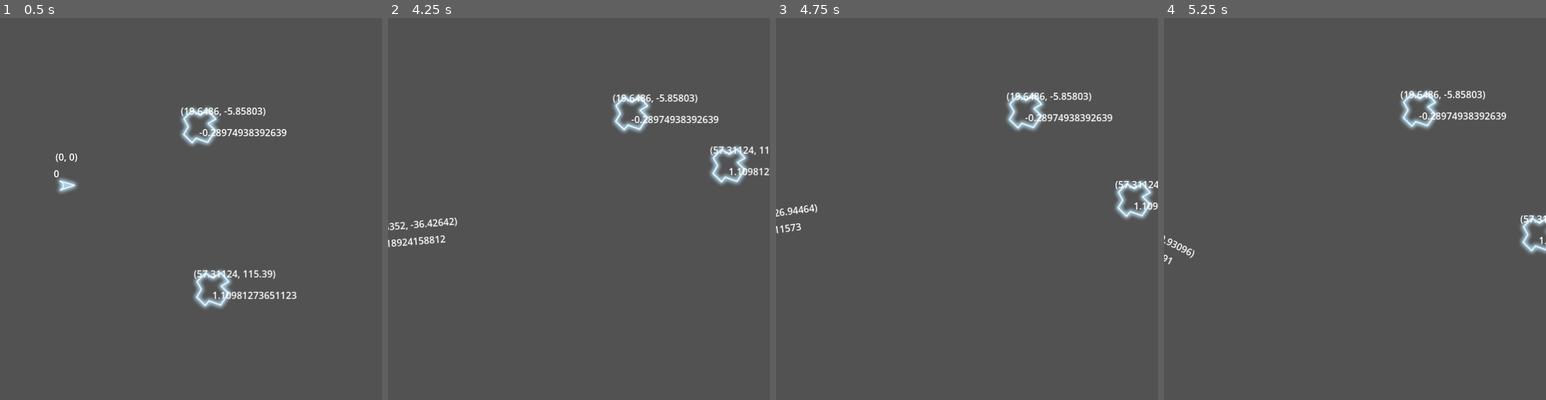
Above: before the commit, frames 1-4 (left to right).
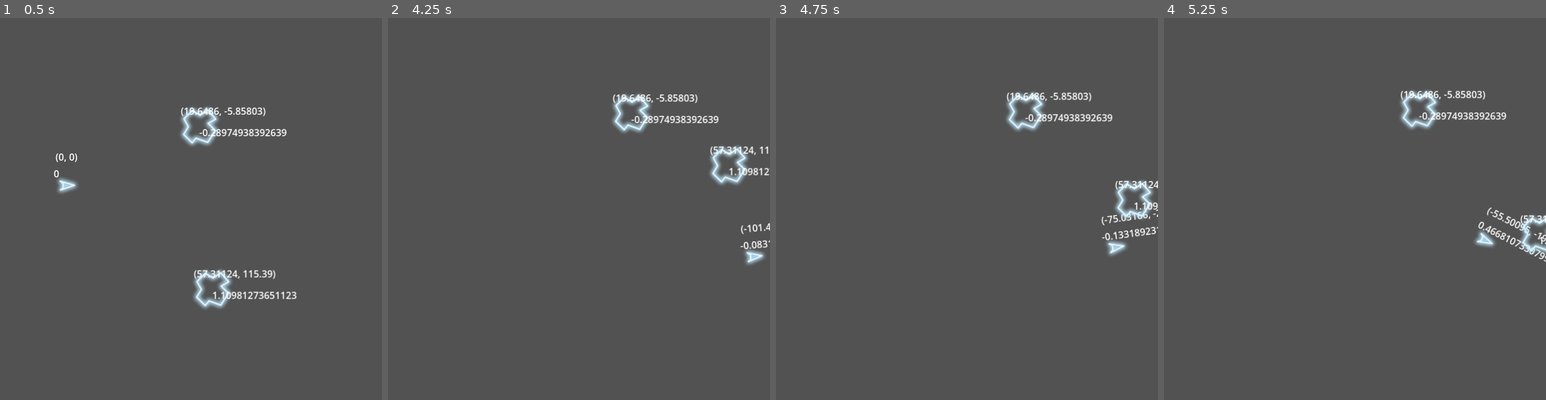
Above: after the commit, the same moments.

Repository: davidward462/asteroids
Game: Godot game, scene res://scenes/main.tscn
Same seed, same stepped clock (60 frames per second), same inputs: the game is played once before the commit and once after it.
Inputs:
- Up to frame 1 (0.5 s): no input
- Up to frame 2 (4.25 s): hold W (accelerate) 0.53-1.28 s; hold D (rotate_clockwise) 0.53-1.28 s; tap A (rotate_counterclockwise) at 1.35, 2.85 s; hold D (rotate_clockwise) 2.03-2.78 s; hold W (accelerate) 2.03-3.53 s; hold D (rotate_clockwise) from 3.53 s (still down)
- Up to frame 3 (4.75 s): release D (rotate_clockwise) at 4.28 s; tap A (rotate_counterclockwise) at 4.35 s
- Up to frame 4 (5.25 s): hold D (rotate_clockwise) from 5.03 s (still down)

Frame 1 is identical in both runs. In frame 2, 0.7% of the frame differs, in the area x 0-100%, y 52-65%; in frame 3, 0.6%; in frame 4, 0.7%.

Commit message:
wrap player on screen bounds

Diff:
--- a/scripts/player.gd
+++ b/scripts/player.gd
@@ -46,3 +46,7 @@
 	if collision:
 		print("collision")
 		#self.queue_free()
+
+	# Wrap position on screen bounds
+	position.x = wrapf(position.x, 0, screen_size.x)
+	position.y = wrapf(position.y, 0, screen_size.y)
